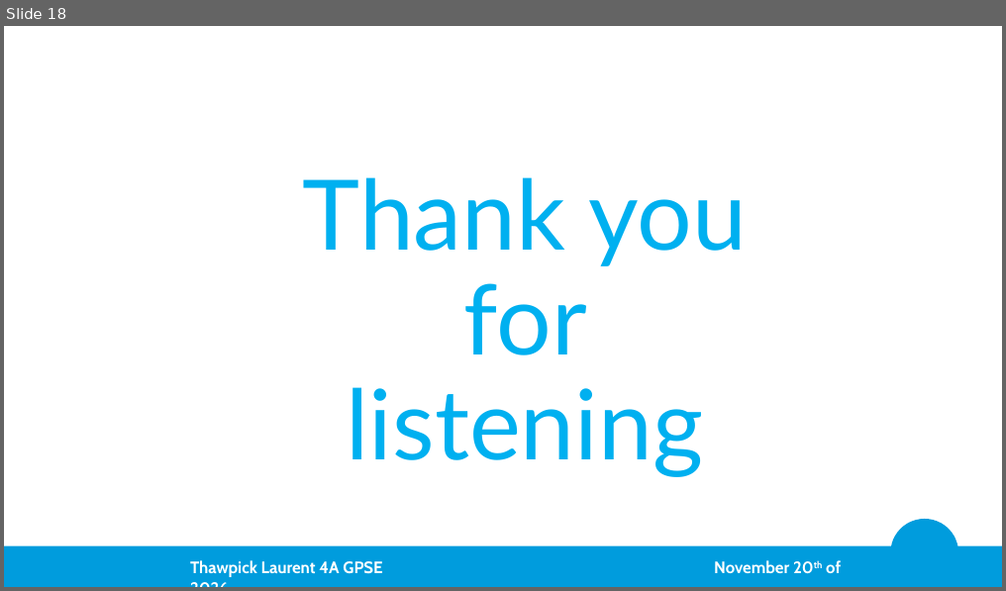
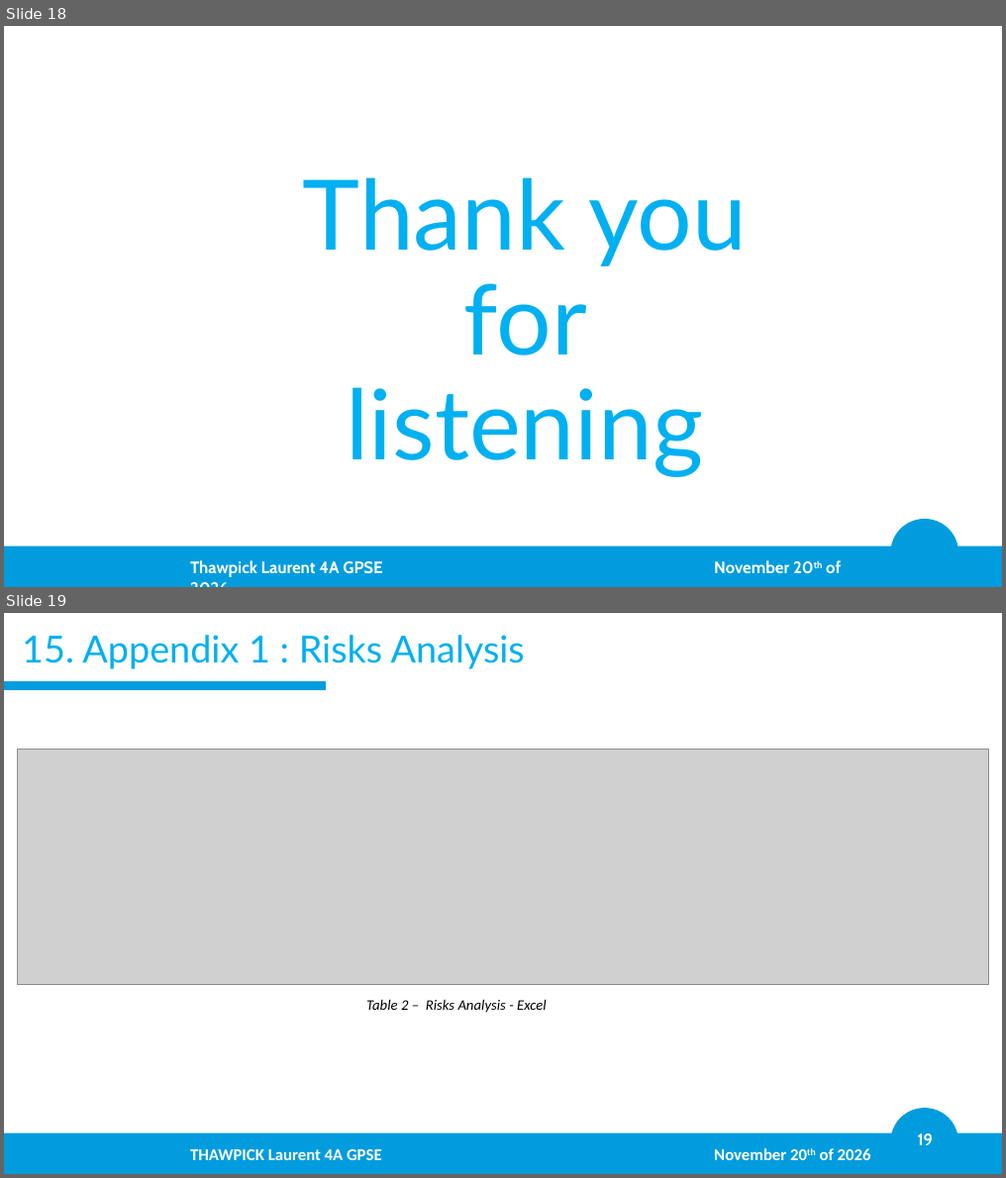
Before and after one commit to LaurentThaw/plasma-tubing, a slide deck: PDR for 20.11.26/PDR.pptx. Shown one above the other, each under a label of ours: slide 18 before the commit, slides 18 and 19 after it. The pictures are 1006x591 and 1006x1178 pixels, drawn with LibreOffice and Linux fonts; fonts in the diff are those of the drawing; grey boxes stand for pictures; background and template pictures are left out. Boxes give left, top, right and bottom in pixels: in the first picture for what was removed or moved away, otherwise in the second. Text is boxed around its words. In the diff, an @@ line names an element or a change of style, - is before the commit and + after.

```diff
--- a/PDR for 20.11.26/PDR.pptx
+++ b/PDR for 20.11.26/PDR.pptx
@@ slide 19 added at bbox=[4, 613, 1002, 1174], background #FFFFFF; not listed: 1 template element that a slide beside it also shows @@
@@ title added at bbox=[22, 635, 525, 669], 36 pt, text #00B0F0 @@
+15. Appendix 1 : Risks Analysis
@@ line added from (4, 685) to (326, 685), #009CDD 9 pt @@
@@ picture added at bbox=[18, 750, 989, 985] @@
@@ text added at bbox=[366, 999, 547, 1013], 14 pt, text #000000, italic @@
+Table 2 – Risks Analysis - Excel
@@ ellipse added at bbox=[890, 1108, 958, 1174], fill #009CDD @@
@@ page number added at bbox=[918, 1134, 934, 1146], 16 pt, text #FFFFFF, bold @@
+19
@@ text added at bbox=[190, 1149, 871, 1160], 16 pt, text #FFFFFF, bold @@
+THAWPICK Laurent 4A GPSE November 20th of 2026
```
Also in this commit, not shown: 10 slides changed, 4 other files.
